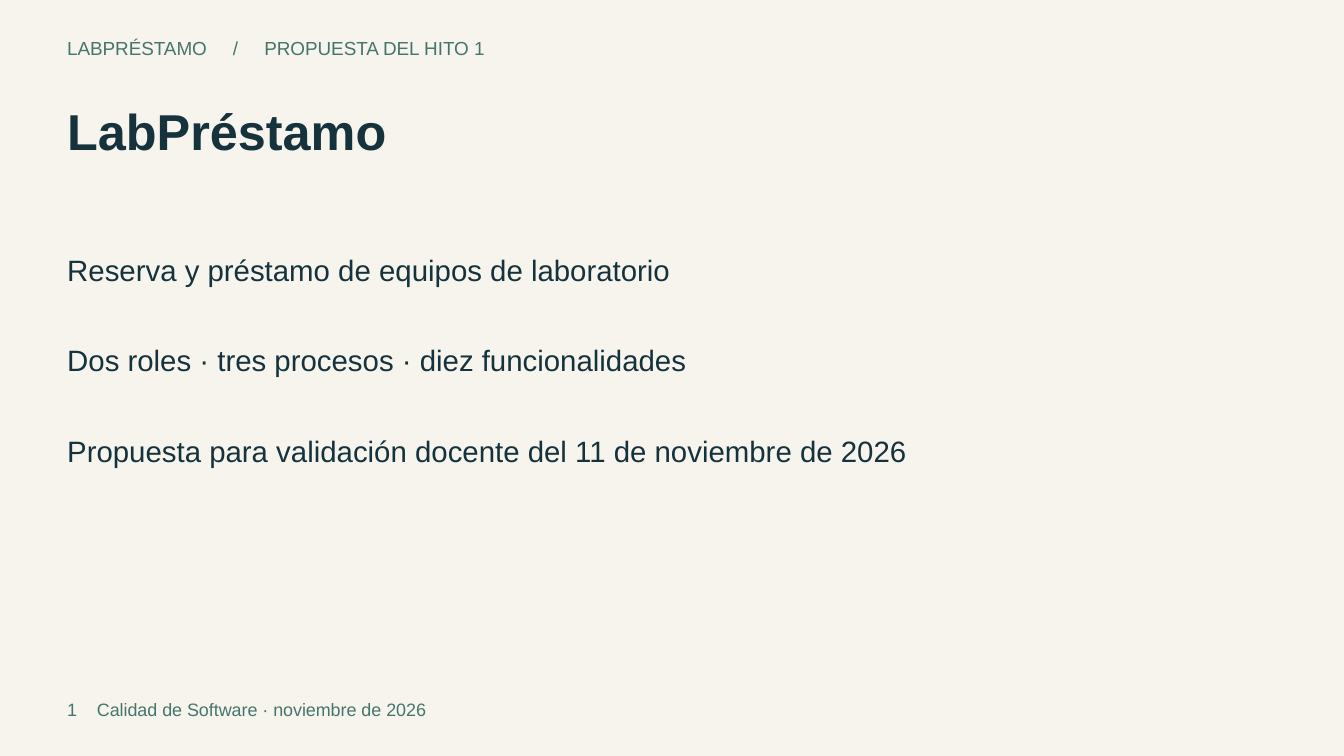
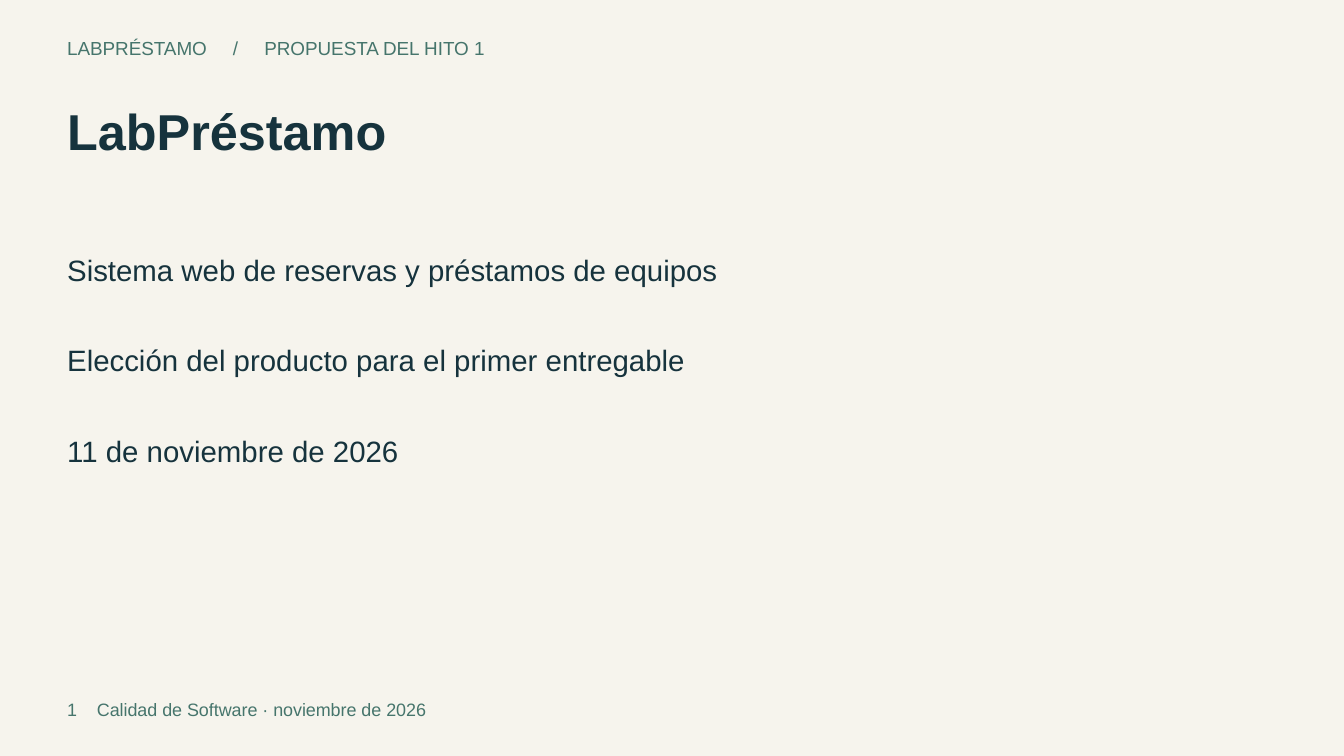
Before and after one commit to Piero-design/LabPrestamo, a slide deck: slide 1 of documentos/LabPrestamo_Hito_1.pptx. Drawn at 1344x756 pixels with LibreOffice and Linux fonts; fonts in the diff are those of the drawing. Boxes give left, top, right and bottom in pixels: in the first picture for what was removed or moved away, otherwise in the second. Text is boxed around its words. In the diff, an @@ line names an element or a change of style, - is before the commit and + after.

Commit message:
Ajustar al alcance del primer entregable e incorporar mockups

```diff
--- a/documentos/LabPrestamo_Hito_1.pptx
+++ b/documentos/LabPrestamo_Hito_1.pptx
@@ text at <box>67,259,717,287</box>: text changed @@
-Reserva y préstamo de equipos de laboratorio
+Sistema web de reservas y préstamos de equipos
@@ text at <box>67,349,685,377</box>: text changed @@
-Dos roles · tres procesos · diez funcionalidades
+Elección del producto para el primer entregable
@@ text at <box>67,440,398,463</box>: text changed @@
-Propuesta para validación docente del 11 de noviembre de 2026
+11 de noviembre de 2026
```
Also in this commit, not shown: 6 other slides changed, 3 slides added, 8 slides removed, 8 other files.
